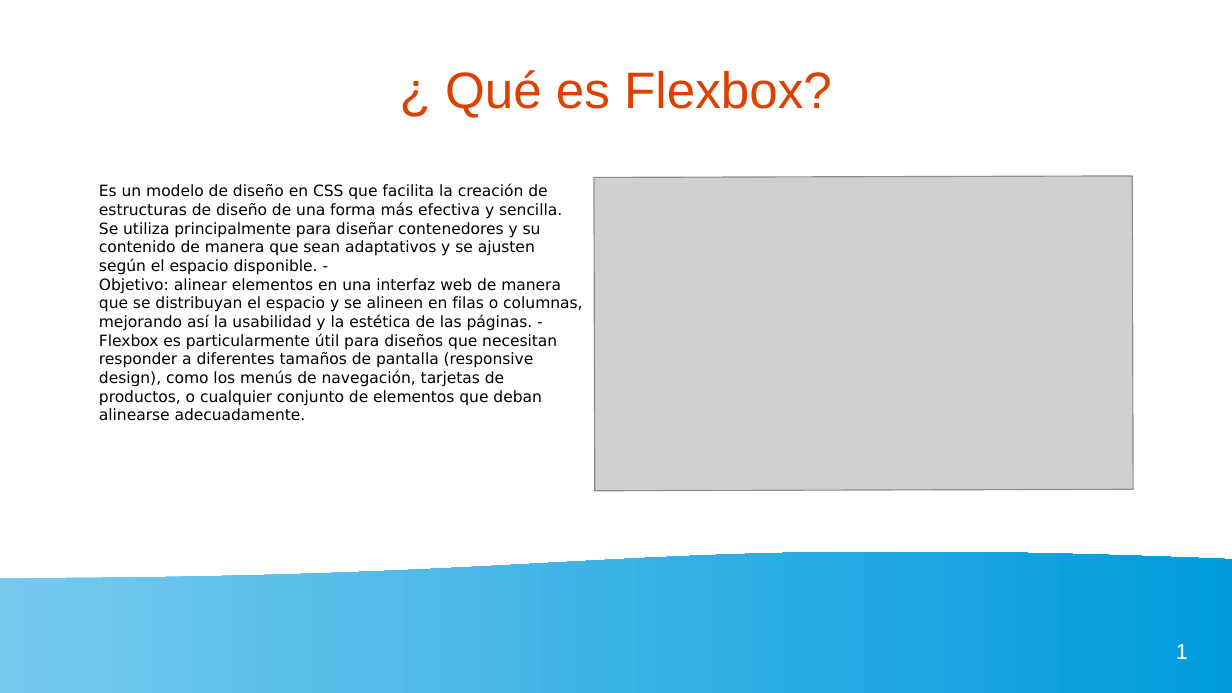
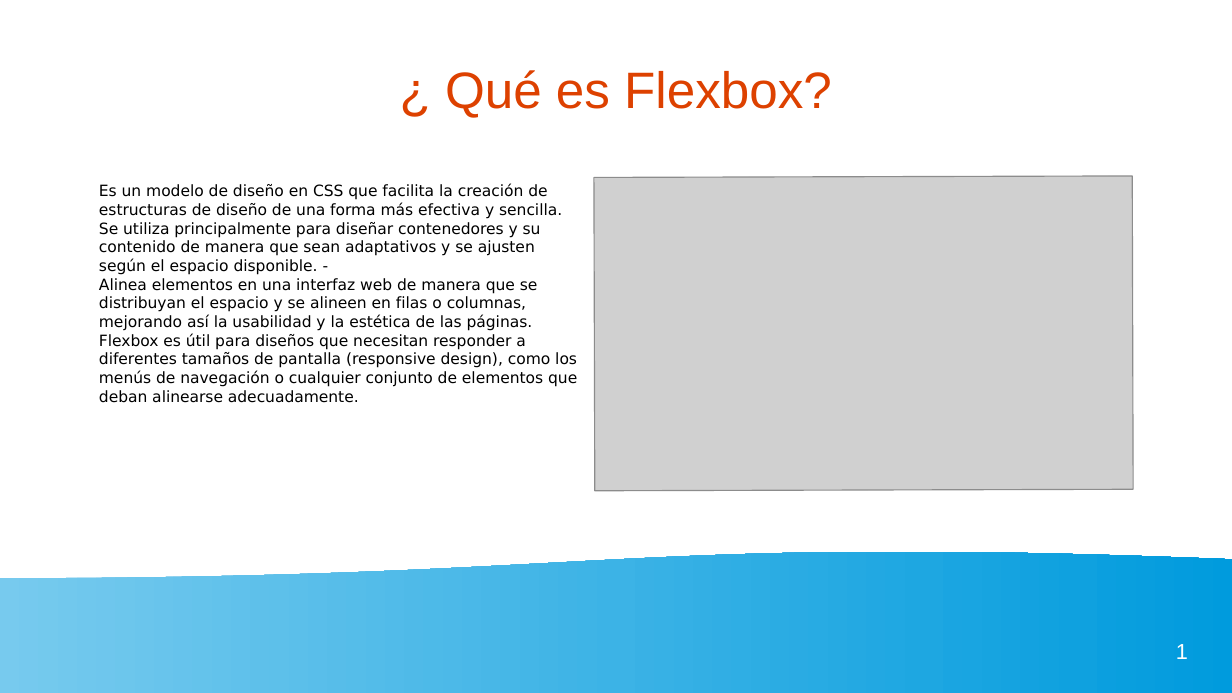
Before and after one commit to gaizkamg/HTML-CSS-Entregable, a slide deck: slide 1 of Presentacion/presentacion-flexbox.odp. Drawn at 1232x693 pixels with LibreOffice and Linux fonts; fonts in the diff are those of the drawing; grey boxes stand for pictures. Boxes give left, top, right and bottom in pixels: in the first picture for what was removed or moved away, otherwise in the second. Text is boxed around its words. In the diff, an @@ line names an element or a change of style, - is before the commit and + after.

```diff
--- a/Presentacion/presentacion-flexbox.odp
+++ b/Presentacion/presentacion-flexbox.odp
@@ text at (99, 278, 577, 403): text changed @@
-Objetivo: alinear elementos en una interfaz web de manera que se distribuyan el espacio y se alineen en filas o columnas, mejorando así la usabilidad y la estética de las páginas. -
-Flexbox es particularmente útil para diseños que necesitan responder a diferentes tamaños de pantalla (responsive design), como los menús de navegación, tarjetas de productos, o cualquier conjunto de elementos que deban alinearse adecuadamente.
+Alinea elementos en una interfaz web de manera que se distribuyan el espacio y se alineen en filas o columnas, mejorando así la usabilidad y la estética de las páginas.
+Flexbox es útil para diseños que necesitan responder a diferentes tamaños de pantalla (responsive design), como los menús de navegación o cualquier conjunto de elementos que deban alinearse adecuadamente.
```
Also in this commit, not shown: 2 other slides changed.
